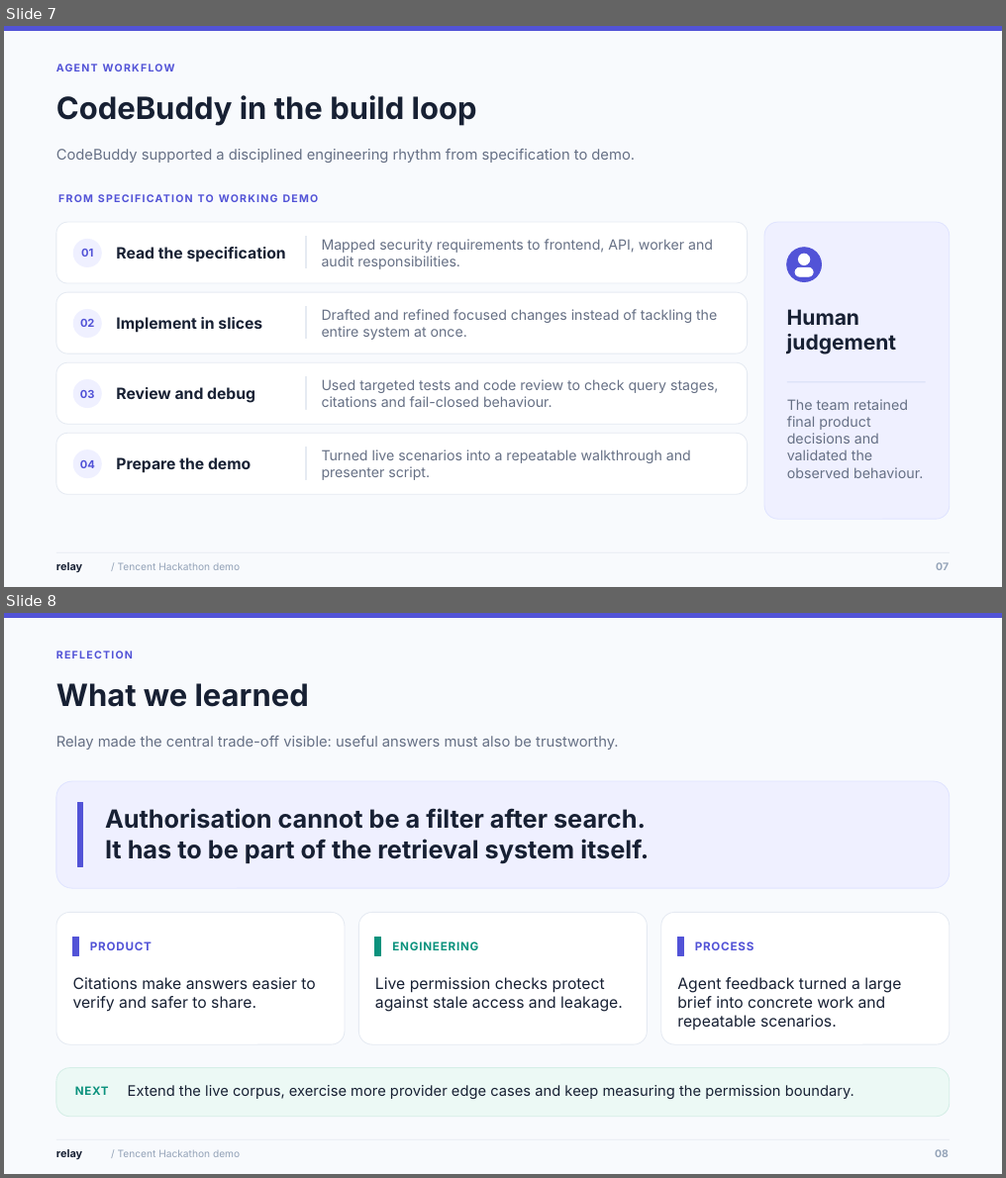
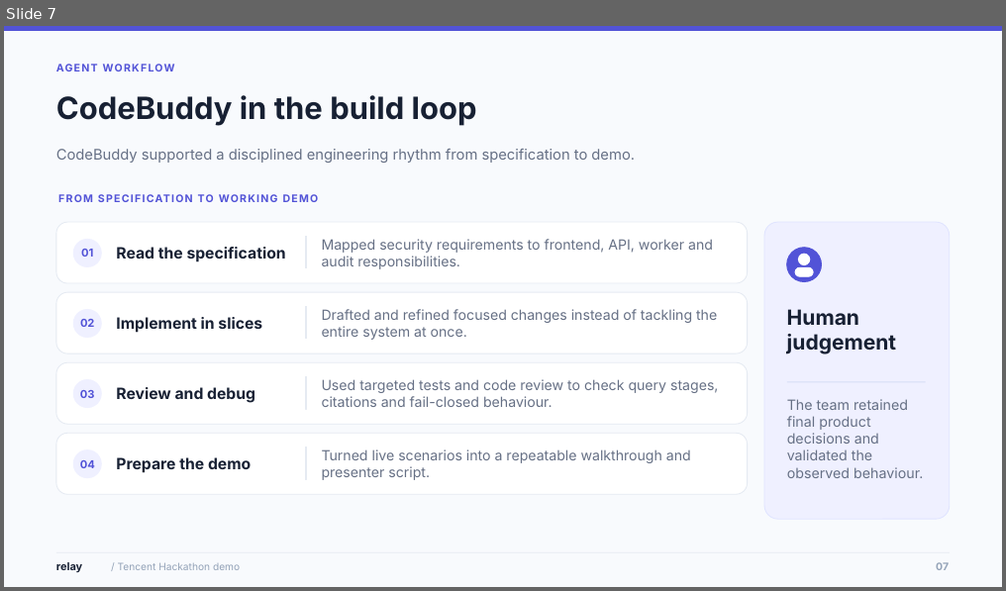
Before and after one commit to timthedev07/tencent-hackathon-track2, a slide deck: deliverables/relay_5_minute_demo_deck_full_corpus.pptx. Shown one above the other, each under a label of ours: slides 7 and 8 before the commit, slide 7 after it. The pictures are 1006x1178 and 1006x591 pixels, drawn with LibreOffice and Linux fonts; fonts in the diff are those of the drawing. Boxes give left, top, right and bottom in pixels: in the first picture for what was removed or moved away, otherwise in the second. Text is boxed around its words. In the diff, an @@ line names an element or a change of style, - is before the commit and + after.

```diff
--- a/deliverables/relay_5_minute_demo_deck_full_corpus.pptx
+++ b/deliverables/relay_5_minute_demo_deck_full_corpus.pptx
@@ slide 8 removed at (4,613,1002,1174), background #F8FAFD @@
@@ rectangle removed at (4,613,1002,618) @@
@@ text removed at (56,651,133,659) @@
-REFLECTION
@@ text removed at (56,683,309,707) @@
-What we learned
@@ text removed at (56,736,618,750) @@
-Relay made the central trade-off visible: useful answers must also be trustworthy.
@@ rounded rectangle removed at (56,781,949,888) @@
@@ rectangle removed at (77,802,82,866) @@
@@ text removed at (105,808,648,864) @@
-Authorisation cannot be a filter after search.
-It has to be part of the retrieval system itself.
@@ rounded rectangle removed at (56,912,345,1045) @@
@@ rectangle removed at (73,937,79,956) @@
@@ rounded rectangle removed at (358,912,648,1045) @@
@@ rectangle removed at (375,937,381,956) @@
@@ rounded rectangle removed at (661,912,949,1045) @@
@@ rectangle removed at (678,937,684,956) @@
@@ text removed at (90,942,152,951) @@
-PRODUCT
@@ text removed at (392,942,478,951) @@
-ENGINEERING
@@ text removed at (695,942,754,951) @@
-PROCESS
@@ text removed at (73,977,315,1012) @@
-Citations make answers easier to verify and safer to share.
@@ text removed at (375,977,623,1012) @@
-Live permission checks protect against stale access and leakage.
@@ text removed at (677,977,901,1030) @@
-Agent feedback turned a large brief into concrete work and repeatable scenarios.
@@ rounded rectangle removed at (56,1068,949,1117) @@
@@ text removed at (75,1086,109,1095) @@
-NEXT
@@ text removed at (128,1085,854,1099) @@
-Extend the live corpus, exercise more provider edge cases and keep measuring the permission boundary.
@@ line removed from (56, 1140) to (949, 1140) @@
@@ text removed at (56,1150,82,1159) @@
-relay
@@ text removed at (118,1150,240,1157) @@
-/ Tencent Hackathon demo
@@ text removed at (935,1150,948,1157) @@
-08
```
Also in this commit, not shown: 1 slide added, 2 other files.
